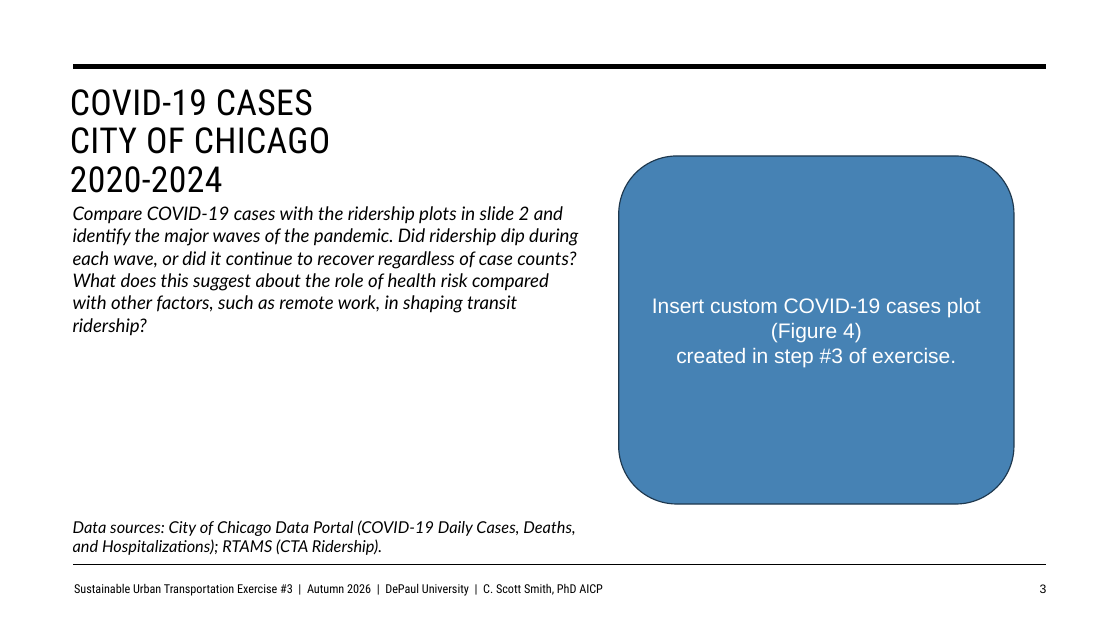
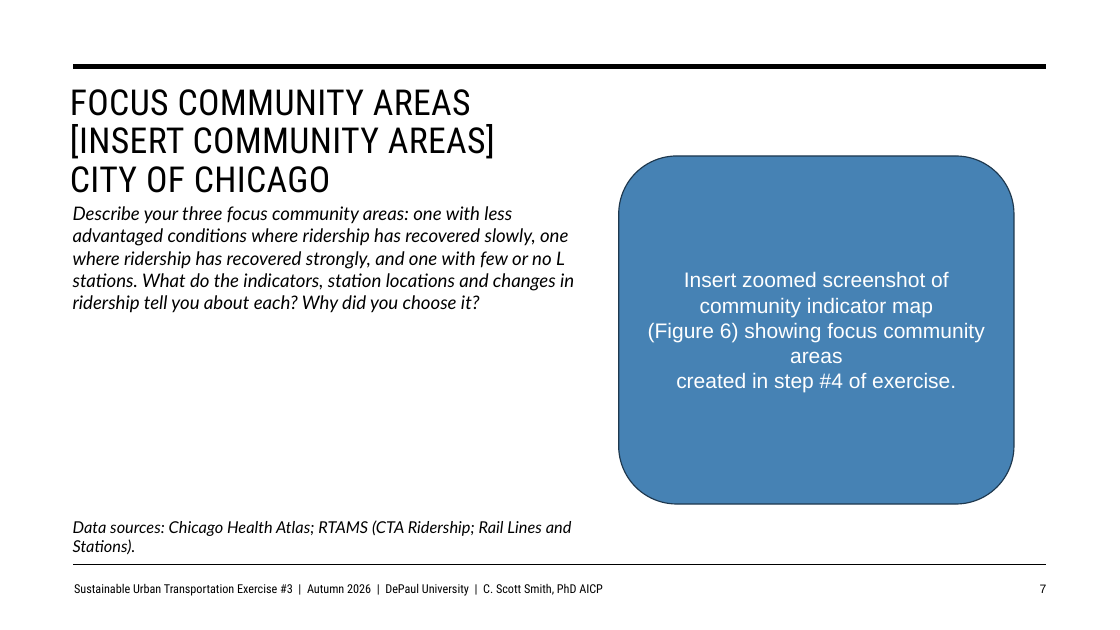
Before and after one commit to justenvirons/pedagogy, a slide deck: slide 7 of 2027/GEO330_Fall_Quarter/exercises/Exercise_03/slides/Exercise03_Template.pptx (slide 3 before the commit). Drawn at 1120x630 pixels with LibreOffice and Linux fonts; fonts in the diff are those of the drawing. Boxes give left, top, right and bottom in pixels: in the first picture for what was removed or moved away, otherwise in the second. Text is boxed around its words. In the diff, an @@ line names an element or a change of style, - is before the commit and + after.

```diff
--- a/2027/GEO330_Fall_Quarter/exercises/Exercise_03/slides/Exercise03_Template.pptx
+++ b/2027/GEO330_Fall_Quarter/exercises/Exercise_03/slides/Exercise03_Template.pptx
@@ title at (70, 89, 495, 193): text changed @@
-COVID-19 CASES
-CITY OF CHICAGO
-2020-2024
+FOCUS COMMUNITY AREAS
+[INSERT COMMUNITY AREAS]
+CITY OF CHICAGO
@@ text at (73, 206, 574, 313): text changed @@
-Compare COVID-19 cases with the ridership plots in slide 2 and identify the major waves of the pandemic. Did ridership dip during each wave, or did it continue to recover regardless of case counts? What does this suggest about the role of health risk compared with other factors, such as remote work, in shaping transit ridership?
+Describe your three focus community areas: one with less advantaged conditions where ridership has recovered slowly, one where ridership has recovered strongly, and one with few or no L stations. What do the indicators, station locations and changes in ridership tell you about each? Why did you choose it?
@@ text in rounded rectangle at (648, 272, 984, 393): text changed @@
-Insert custom COVID-19 cases plot (Figure 4)
-created in step #3 of exercise.
+Insert zoomed screenshot of community indicator map
+(Figure 6) showing focus community areas
+created in step #4 of exercise.
@@ text at (73, 520, 572, 554): text changed @@
-Data sources: City of Chicago Data Portal (COVID-19 Daily Cases, Deaths, and Hospitalizations); RTAMS (CTA Ridership).
+Data sources: Chicago Health Atlas; RTAMS (CTA Ridership; Rail Lines and Stations).
@@ page number at (1040, 584, 1047, 593): text changed @@
-3
+7
```
Also in this commit, not shown: 5 other slides changed, 2 slides added, 3 other files.
